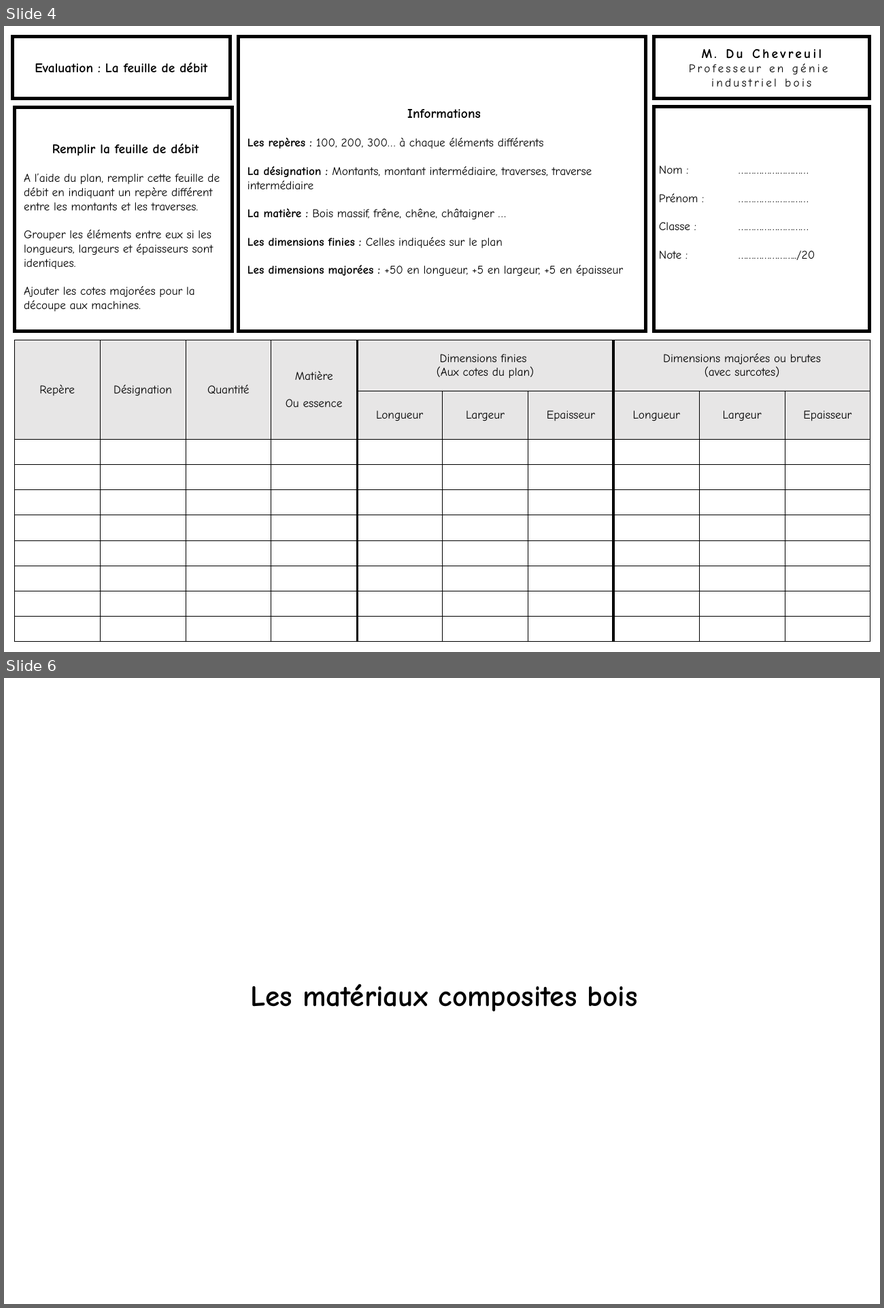
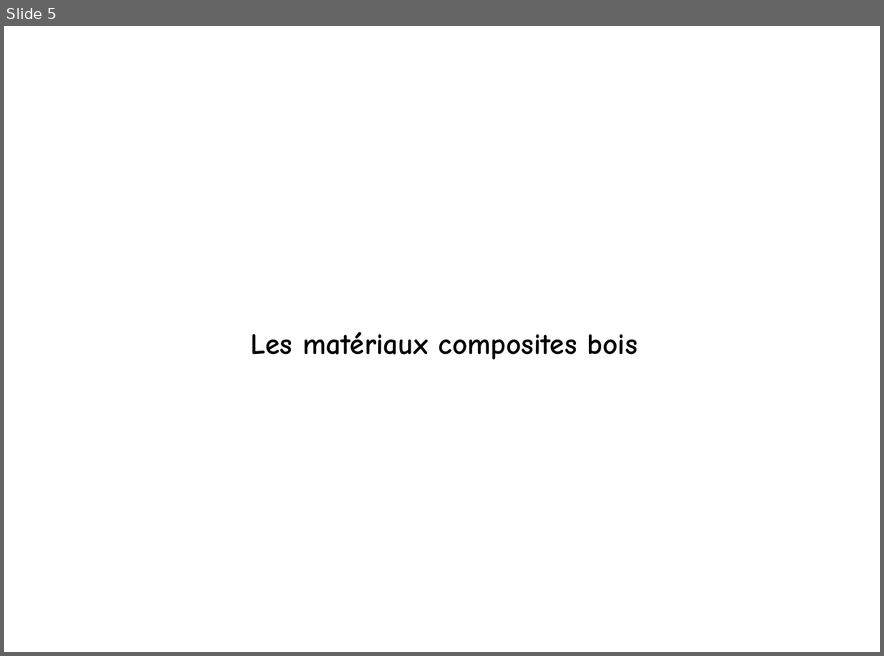
Before and after one commit to kduchevreuil/Cours-Menuiserie, a slide deck: Dossier Support ordi/DOSSIER Support Ordi.pptx. Shown one above the other, each under a label of ours: slides 4 and 6 before the commit, slide 5 after it; the slides between them are not shown. The pictures are 884x1308 and 884x656 pixels, drawn with LibreOffice and Linux fonts; fonts in the diff are those of the drawing. Boxes give left, top, right and bottom in pixels: in the first picture for what was removed or moved away, otherwise in the second. Text is boxed around its words. In the diff, an @@ line names an element or a change of style, - is before the commit and + after.

```diff
--- a/Dossier Support ordi/DOSSIER Support Ordi.pptx
+++ b/Dossier Support ordi/DOSSIER Support Ordi.pptx
@@ slide 4 removed at (x1=4, y1=26, x2=880, y2=652), background #FFFFFF @@
@@ rectangle removed at (x1=12, y1=37, x2=230, y2=99) @@
-Evaluation : La feuille de débit
@@ rectangle removed at (x1=238, y1=37, x2=646, y2=331) @@
-Informations
-Les repères : 100, 200, 300… à chaque éléments différents
-La désignation : Montants, montant intermédiaire, traverses, traverse intermédiaire
-La matière : Bois massif, frêne, chêne, châtaigner …
-Les dimensions finies : Celles indiquées sur le plan
-Les dimensions majorées : +50 en longueur, +5 en largeur, +5 en épaisseur
@@ rectangle removed at (x1=653, y1=37, x2=869, y2=99) @@
-M. Du Chevreuil
-Professeur en génie
-industriel bois
@@ rectangle removed at (x1=15, y1=107, x2=233, y2=331) @@
-Remplir la feuille de débit
-A l’aide du plan, remplir cette feuille de débit en indiquant un repère différent entre les montants et les traverses.
-Grouper les éléments entre eux si les longueurs, largeurs et épaisseurs sont identiques.
-Ajouter les cotes majorées pour la découpe aux machines.
@@ rectangle removed at (x1=653, y1=106, x2=869, y2=331) @@
-Nom : ………………………
-Prénom : ………………………
-Classe : ………………………
-Note : …………………../20
@@ table removed at (x1=15, y1=339, x2=873, y2=641), 10 rows, 10 columns @@
-Repère | Désignation | Quantité | Matière / Ou essence | Dimensions finies / (Aux cotes du plan) |  |  | Dimensions majorées ou brutes / (avec surcotes) |  | 
- |  |  |  | Longueur | Largeur | Epaisseur | Longueur | Largeur | Epaisseur
- |  |  |  |  |  |  |  |  | 
- |  |  |  |  |  |  |  |  | 
- |  |  |  |  |  |  |  |  | 
- |  |  |  |  |  |  |  |  | 
- |  |  |  |  |  |  |  |  | 
- |  |  |  |  |  |  |  |  | 
- |  |  |  |  |  |  |  |  | 
- |  |  |  |  |  |  |  |  | 
@@ line removed from (358, 339) to (358, 641) @@
@@ line removed from (613, 339) to (613, 641) @@
@@ what was slide 6 is now slide 5 @@
```
Also in this commit, not shown: 1 slide changed, 2 other files.
